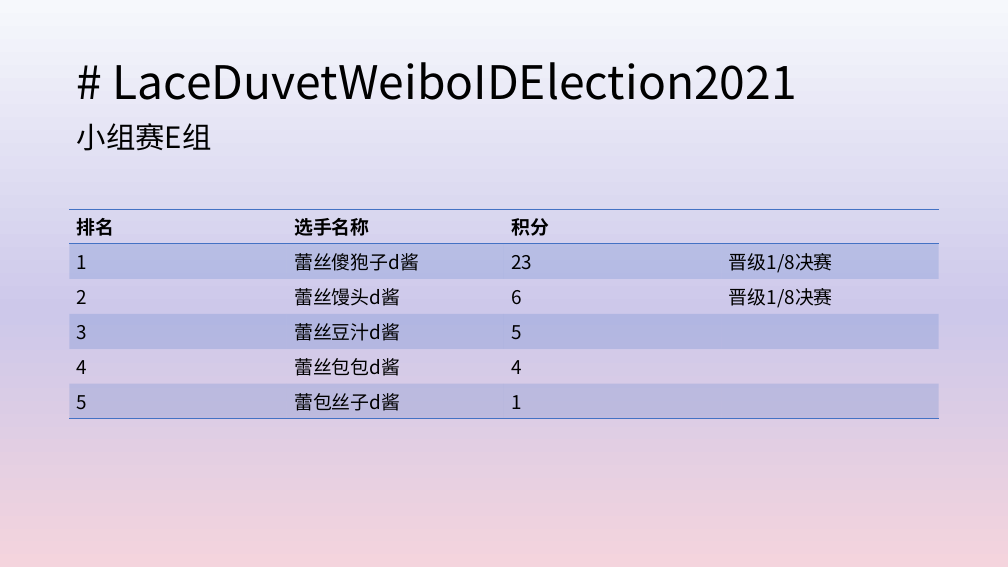
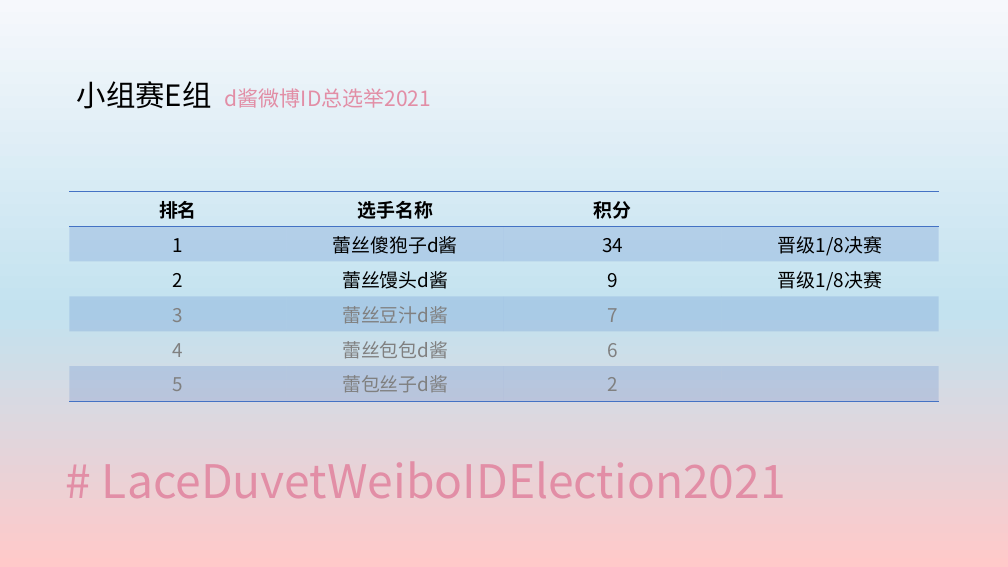
Before and after one commit to yyyeying/LaceDuvetWeiboIDElection2021, a slide deck: slide 3 of documents/race_profile/result_board.pptx. Drawn at 1008x567 pixels with LibreOffice and Linux fonts; fonts in the diff are those of the drawing. Boxes give left, top, right and bottom in pixels: in the first picture for what was removed or moved away, otherwise in the second. Text is boxed around its words. In the diff, an @@ line names an element or a change of style, - is before the commit and + after.

```diff
--- a/documents/race_profile/result_board.pptx
+++ b/documents/race_profile/result_board.pptx
@@ background gradient #F6F8FC to #CDC8EA to #F4D4DD to gradient #F6F8FC to #C3E2EF to #FFC9C9 @@
@@ text at [77, 81, 432, 109]: text changed; size 28 to 20 pt; text colour #000000 to #E28EA6 @@
-小组赛E组
+小组赛E组 d酱微博ID总选举2021
@@ table at [70, 191, 941, 397] @@
-row 2, column 3: 23
+row 2, column 3: 34
-row 3, column 3: 6
+row 3, column 3: 9
-row 4, column 3: 5
+row 4, column 3: 7
-row 5, column 3: 4
+row 5, column 3: 6
-row 6, column 3: 1
+row 6, column 3: 2
@@ text colour #000000 to #808080 in "3", "蕾丝豆汁d酱", "4", "蕾丝包包d酱" and 2 more places @@
@@ alignment left to centre @@
@@ table: place and size @@
-table at [70, 209, 941, 415]
+table at [70, 191, 941, 397]
@@ title "# LaceDuvetWeiboIDElection2021": place and size @@
-title "# LaceDuvetWeiboIDElection2021" at [113, 62, 797, 100]
+title "# LaceDuvetWeiboIDElection2021" at [102, 461, 786, 498]
@@ title "# LaceDuvetWeiboIDElection2021" at [102, 461, 786, 498]: text colour #000000 to #E28EA6 @@
```
Also in this commit, not shown: 1 other slide changed, 1 slide added, 1 slide removed, 4 other files.
